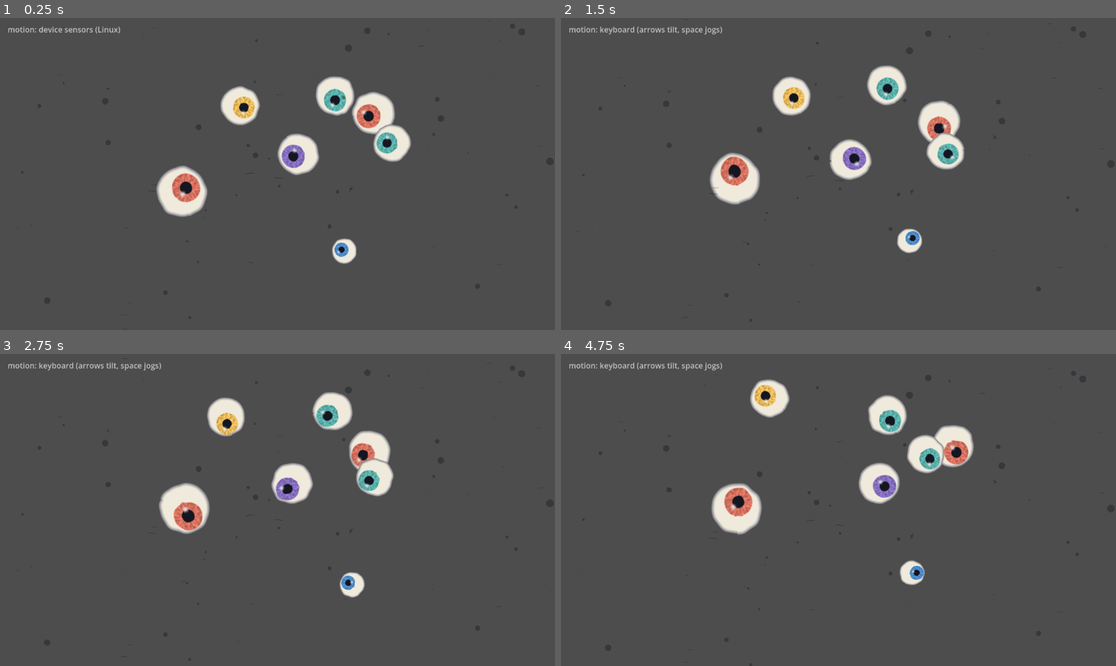
Above: before the commit, frames 1-4 (two rows, left to right).
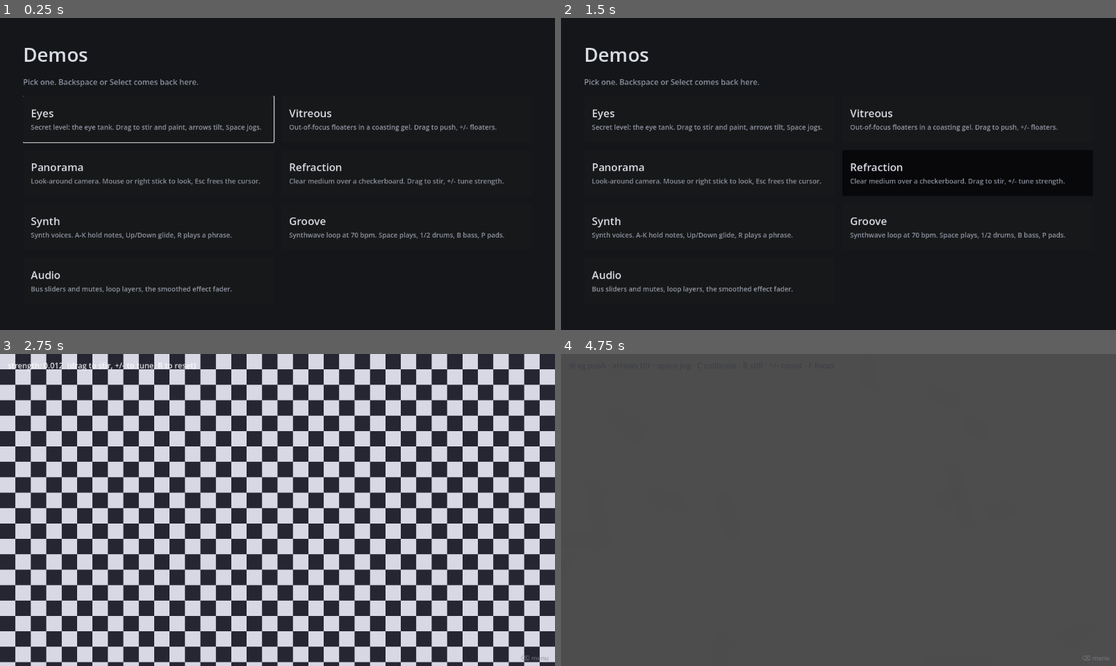
Above: after the commit, the same moments.

Repository: Luan-vP/godot-project-1
Game: Godot game, scene res://features/ui/demo_menu/demo_menu.tscn
Two runs of this game, one before a commit and one after it. Both use one fixed random seed, a clock stepped at 60 frames per second and the inputs below. Before the commit the project starts from res://features/levels/secret_eyes/fluid_demo.tscn.
Inputs (mouse positions are in pixels of both pictures, inside the frame that each line leads up to):
- Up to frame 1 (0.25 s): no input
- Up to frame 2 (1.5 s): click (710, 117) at 0.52 s; tap Enter (ui_accept) at 1.25 s; move the mouse to (960, 158) at 1.27 s; hold Right (ui_right) from 1.28 s (still down); tap Backspace at 1.35 s; click (960, 158) at 1.42 s
- Up to frame 3 (2.75 s): tap Enter (ui_accept) at 1.52 s; tap B at 1.55 s; release Right (ui_right) at 2 s; drag from (166, 525) to (249, 572) at 2.02 s
- Up to frame 4 (4.75 s): move the mouse to (894, 441) at 2.77 s; hold Right (ui_right) 2.78-3.5 s; tap Backspace at 2.85 s; click (894, 441) at 2.92 s; tap B at 3.05, 4.55 s; drag from (810, 572) to (672, 463) at 3.52 s; move the mouse to (1005, 556) at 4.27 s; hold Left (ui_left) from 4.28 s (still down); tap Alt at 4.35 s; click (1005, 556) at 4.42 s; tap Enter (ui_accept) at 4.52 s

The runs differ from the first frame. In frame 1, 99% of the frame differs, in the area x 0-100%, y 0-100%; in frame 2, 99%; in frame 3, 98%; in frame 4, 5.3%.
Error after the commit: Attempt to call function 'destroy' in base 'null instance' on a null instance. (res://features/fluid/fluid_gpu.gd:143)

Commit message:
Add a demo menu to click into any level or demo
Pressing play now opens a menu of every level and demo; Backspace, or
Select on a gamepad, comes back. The menu stays in the tree and instances
the picked scene beside it, so it can hear the back key without an
autoload, and going back frees the cursor and stops any music loops a demo
left playing.

It is run/main_scene only until a main level exists. The secret eye level
is listed for now; its README notes what has to change when the main level
lands so it stays secret.

Claude-Session: https://claude.ai/code/session_01FxqJtr7HgJpGyaYgGkCwGy

Diff:
--- /dev/null
+++ b/features/ui/demo_menu/demo_menu.gd
@@ -0,0 +1,224 @@
+class_name DemoMenu
+extends Control
+## Click into any level or demo, and come back out with Backspace.
+##
+## The menu never leaves the tree. A picked demo is instanced beside it under
+## the root and made the current scene, and the menu hides; going back frees
+## the demo and shows the menu again. Staying alive is what lets it hear the
+## back key while a demo runs, without an autoload for the job.
+##
+## Demos are written to run on their own, so going back also undoes the two
+## things that outlive them: a captured mouse, and music loops still playing on
+## [code]AudioManager[/code].
+##
+## A development tool, and [code]run/main_scene[/code] only until a main level
+## exists. It lists the secret eye level, which is meant to be reached with
+## Shift once there is a game to hide it behind — see that level's README.
+
+## Emitted after a demo has been instanced and made the current scene.
+signal demo_opened(path: String)
+
+## Emitted after the running demo has been freed and the menu is showing.
+signal demo_closed
+
+## Every level and demo, in the order shown. Keep in step with scripts/run.sh.
+const DEMOS: Array[Dictionary] = [
+	{
+		"name": "Eyes",
+		"path": "res://features/levels/secret_eyes/fluid_demo.tscn",
+		"blurb": "Secret level: the eye tank. Drag to stir and paint, arrows tilt, Space jogs.",
+	},
+	{
+		"name": "Vitreous",
+		"path": "res://features/levels/vitreous/vitreous_tank.tscn",
+		"blurb": "Out-of-focus floaters in a coasting gel. Drag to push, +/- floaters.",
+	},
+	{
+		"name": "Panorama",
+		"path": "res://features/levels/panorama/panorama_level.tscn",
+		"blurb": "Look-around camera. Mouse or right stick to look, Esc frees the cursor.",
+	},
+	{
+		"name": "Refraction",
+		"path": "res://features/fluid/refraction_demo.tscn",
+		"blurb": "Clear medium over a checkerboard. Drag to stir, +/- tune strength.",
+	},
+	{
+		"name": "Synth",
+		"path": "res://core/audio/synth_demo.tscn",
+		"blurb": "Synth voices. A-K hold notes, Up/Down glide, R plays a phrase.",
+	},
+	{
+		"name": "Groove",
+		"path": "res://core/audio/groove_demo.tscn",
+		"blurb": "Synthwave loop at 70 bpm. Space plays, 1/2 drums, B bass, P pads.",
+	},
+	{
+		"name": "Audio",
+		"path": "res://core/audio/audio_demo.tscn",
+		"blurb": "Bus sliders and mutes, loop layers, the smoothed effect fader.",
+	},
+]
+
+const BACKGROUND := Color(0.08, 0.085, 0.1)
+const TEXT := Color(0.86, 0.87, 0.9)
+const MUTED := Color(0.56, 0.58, 0.63)
+
+var _demo: Node
+var _overlay: CanvasLayer
+var _first_button: Button
+
+
+func _ready() -> void:
+	set_anchors_preset(Control.PRESET_FULL_RECT)
+	_build()
+	_overlay = _build_overlay()
+	add_child(_overlay)
+	_first_button.grab_focus.call_deferred()
+
+
+## Whether a demo is running in front of the menu.
+func is_demo_open() -> bool:
+	return is_instance_valid(_demo)
+
+
+## The running demo, or null at the menu.
+func get_demo() -> Node:
+	return _demo if is_demo_open() else null
+
+
+## Instance the scene at [param path] and hand it the screen.
+func open_demo(path: String) -> void:
+	close_demo()
+	var scene := load(path) as PackedScene
+	if scene == null:
+		push_warning("DemoMenu could not load %s" % path)
+		return
+	_demo = scene.instantiate()
+	hide()
+	_overlay.visible = true
+	var tree := get_tree()
+	tree.root.add_child(_demo)
+	tree.current_scene = _demo
+	demo_opened.emit(path)
+
+
+## Free the running demo, if any, and come back to the menu.
+func close_demo() -> void:
+	if not is_demo_open():
+		return
+	var tree := get_tree()
+	tree.root.remove_child(_demo)
+	_demo.queue_free()
+	_demo = null
+	tree.current_scene = self
+	# The two things a demo leaves behind: a captured cursor, and loops.
+	Input.mouse_mode = Input.MOUSE_MODE_VISIBLE
+	var audio := tree.root.get_node_or_null("AudioManager")
+	if audio != null:
+		audio.stop_loops()
+	_overlay.visible = false
+	show()
+	_first_button.grab_focus.call_deferred()
+	demo_closed.emit()
+
+
+## [code]_input[/code], not unhandled: demos take keys in their own unhandled
+## handlers, and nothing a demo does should be able to swallow the way out.
+func _input(event: InputEvent) -> void:
+	if not is_demo_open() or not _is_back(event):
+		return
+	get_viewport().set_input_as_handled()
+	close_demo()
+
+
+static func _is_back(event: InputEvent) -> bool:
+	var key := event as InputEventKey
+	if key != null:
+		return key.pressed and not key.echo and key.keycode == KEY_BACKSPACE
+	var button := event as InputEventJoypadButton
+	return button != null and button.pressed and button.button_index == JOY_BUTTON_BACK
+
+
+func _build() -> void:
+	var background := ColorRect.new()
+	background.color = BACKGROUND
+	background.set_anchors_preset(Control.PRESET_FULL_RECT)
+	add_child(background)
+
+	var margin := MarginContainer.new()
+	margin.set_anchors_preset(Control.PRESET_FULL_RECT)
+	for side in ["left", "right", "top", "bottom"]:
+		margin.add_theme_constant_override("margin_" + side, 48)
+	add_child(margin)
+
+	var column := VBoxContainer.new()
+	column.add_theme_constant_override("separation", 18)
+	margin.add_child(column)
+
+	column.add_child(_label("Demos", 40, TEXT))
+	column.add_child(_label("Pick one. Backspace or Select comes back here.", 16, MUTED))
+
+	var scroll := ScrollContainer.new()
+	scroll.size_flags_vertical = Control.SIZE_EXPAND_FILL
+	scroll.horizontal_scroll_mode = ScrollContainer.SCROLL_MODE_DISABLED
+	column.add_child(scroll)
+
+	var grid := GridContainer.new()
+	grid.columns = 2
+	grid.size_flags_horizontal = Control.SIZE_EXPAND_FILL
+	grid.add_theme_constant_override("h_separation", 16)
+	grid.add_theme_constant_override("v_separation", 16)
+	scroll.add_child(grid)
+
+	for demo in DEMOS:
+		var button := _card(demo)
+		grid.add_child(button)
+		if _first_button == null:
+			_first_button = button
+
+
+func _card(demo: Dictionary) -> Button:
+	var button := Button.new()
+	button.name = demo["name"]
+	button.custom_minimum_size = Vector2(0.0, 96.0)
+	button.size_flags_horizontal = Control.SIZE_EXPAND_FILL
+	button.tooltip_text = demo["path"]
+	button.pressed.connect(open_demo.bind(demo["path"]))
+
+	var text := VBoxContainer.new()
+	text.set_anchors_preset(Control.PRESET_FULL_RECT)
+	text.offset_left = 16.0
+	text.offset_right = -16.0
+	text.alignment = BoxContainer.ALIGNMENT_CENTER
+	text.mouse_filter = Control.MOUSE_FILTER_IGNORE
+	text.add_child(_label(demo["name"], 22, TEXT))
+	var blurb := _label(demo["blurb"], 14, MUTED)
+	blurb.autowrap_mode = TextServer.AUTOWRAP_WORD_SMART
+	text.add_child(blurb)
+	button.add_child(text)
+	return button
+
+
+## A small reminder of the way out, over whatever the demo draws.
+func _build_overlay() -> CanvasLayer:
+	var layer := CanvasLayer.new()
+	layer.layer = 100
+	layer.visible = false
+	var hint := _label("⌫ menu", 13, Color(0.5, 0.52, 0.56, 0.7))
+	hint.set_anchors_preset(Control.PRESET_BOTTOM_RIGHT)
+	hint.grow_horizontal = Control.GROW_DIRECTION_BEGIN
+	hint.grow_vertical = Control.GROW_DIRECTION_BEGIN
+	hint.offset_right = -12.0
+	hint.offset_bottom = -8.0
+	layer.add_child(hint)
+	return layer
+
+
+static func _label(text: String, size: int, color: Color) -> Label:
+	var label := Label.new()
+	label.text = text
+	label.add_theme_font_size_override("font_size", size)
+	label.add_theme_color_override("font_color", color)
+	label.mouse_filter = Control.MOUSE_FILTER_IGNORE
+	return label
--- /dev/null
+++ b/features/ui/demo_menu/demo_menu.tscn
@@ -0,0 +1,12 @@
+[gd_scene load_steps=2 format=3]
+
+[ext_resource type="Script" path="res://features/ui/demo_menu/demo_menu.gd" id="1_menu"]
+
+[node name="DemoMenu" type="Control"]
+layout_mode = 3
+anchors_preset = 15
+anchor_right = 1.0
+anchor_bottom = 1.0
+grow_horizontal = 2
+grow_vertical = 2
+script = ExtResource("1_menu")
--- a/project.godot
+++ b/project.godot
@@ -13,7 +13,7 @@
 config/name="godot-project-1"
 config/features=PackedStringArray("4.4", "Forward Plus")
 config/version="0.1.0"
-run/main_scene="res://features/levels/secret_eyes/fluid_demo.tscn"
+run/main_scene="res://features/ui/demo_menu/demo_menu.tscn"
 
 [editor_plugins]
 
--- /dev/null
+++ b/tests/test_demo_menu.gd
@@ -0,0 +1,101 @@
+extends GutTest
+## Covers [DemoMenu]: that every entry points at a real scene, which input
+## counts as "back", and the open/close round trip with a stand-in demo so no
+## real level (or GPU tank) has to start.
+
+const STAND_IN_PATH := "user://test_demo_menu_stand_in.tscn"
+
+var _menu: DemoMenu
+var _previous_scene: Node
+
+
+func before_all() -> void:
+	var stand_in := Node2D.new()
+	stand_in.name = "StandIn"
+	var packed := PackedScene.new()
+	packed.pack(stand_in)
+	ResourceSaver.save(packed, STAND_IN_PATH)
+	stand_in.free()
+
+
+func after_all() -> void:
+	DirAccess.remove_absolute(ProjectSettings.globalize_path(STAND_IN_PATH))
+
+
+func before_each() -> void:
+	_previous_scene = get_tree().current_scene
+	_menu = DemoMenu.new()
+	# Scenes the menu opens sit beside it under the root, and the tree only
+	# accepts a direct child of the root as the current scene.
+	get_tree().root.add_child(_menu)
+
+
+func after_each() -> void:
+	_menu.close_demo()
+	get_tree().root.remove_child(_menu)
+	_menu.free()
+	get_tree().current_scene = _previous_scene
+
+
+func test_every_demo_points_at_a_scene_that_exists() -> void:
+	for demo in DemoMenu.DEMOS:
+		assert_true(ResourceLoader.exists(demo["path"]), "%s: %s" % [demo["name"], demo["path"]])
+
+
+func test_demo_names_are_unique() -> void:
+	var seen := {}
+	for demo in DemoMenu.DEMOS:
+		assert_false(seen.has(demo["name"]), "Duplicate name %s" % demo["name"])
+		seen[demo["name"]] = true
+
+
+func test_there_is_a_button_per_demo() -> void:
+	var buttons := _menu.find_children("*", "Button", true, false)
+	assert_eq(buttons.size(), DemoMenu.DEMOS.size(), "One card per demo")
+
+
+func test_backspace_and_select_go_back_but_other_input_does_not() -> void:
+	assert_true(DemoMenu._is_back(_key(KEY_BACKSPACE, true, false)), "Backspace")
+	assert_false(DemoMenu._is_back(_key(KEY_BACKSPACE, true, true)), "Held-key repeat")
+	assert_false(DemoMenu._is_back(_key(KEY_BACKSPACE, false, false)), "Release")
+	assert_false(DemoMenu._is_back(_key(KEY_ESCAPE, true, false)), "Escape frees the cursor")
+	var select := InputEventJoypadButton.new()
+	select.button_index = JOY_BUTTON_BACK
+	select.pressed = true
+	assert_true(DemoMenu._is_back(select), "Gamepad Select")
+
+
+func test_opening_a_demo_hands_it_the_screen() -> void:
+	_menu.open_demo(STAND_IN_PATH)
+	assert_true(_menu.is_demo_open(), "A demo is running")
+	assert_eq(get_tree().current_scene, _menu.get_demo(), "It is the current scene")
+	assert_eq(_menu.get_demo().get_parent(), get_tree().root, "Beside the menu, not inside it")
+	assert_false(_menu.visible, "The menu hides")
+
+
+func test_closing_frees_the_demo_and_shows_the_menu() -> void:
+	_menu.open_demo(STAND_IN_PATH)
+	var demo := _menu.get_demo()
+	Input.mouse_mode = Input.MOUSE_MODE_CAPTURED
+	_menu.close_demo()
+	assert_false(_menu.is_demo_open(), "Nothing running")
+	assert_false(demo.is_inside_tree(), "The demo left the tree")
+	assert_eq(get_tree().current_scene, _menu, "The menu is current again")
+	assert_true(_menu.visible, "The menu shows")
+	assert_eq(Input.mouse_mode, Input.MOUSE_MODE_VISIBLE, "The cursor is given back")
+
+
+func test_opening_a_second_demo_closes_the_first() -> void:
+	_menu.open_demo(STAND_IN_PATH)
+	var first := _menu.get_demo()
+	_menu.open_demo(STAND_IN_PATH)
+	assert_false(first.is_inside_tree(), "The first demo is gone")
+	assert_true(_menu.is_demo_open(), "The second is running")
+
+
+static func _key(code: Key, pressed: bool, echo: bool) -> InputEventKey:
+	var event := InputEventKey.new()
+	event.keycode = code
+	event.pressed = pressed
+	event.echo = echo
+	return event
Not shown, changed: README.md
Not shown, changed: features/levels/secret_eyes/README.md
Not shown, changed: scripts/run.sh
